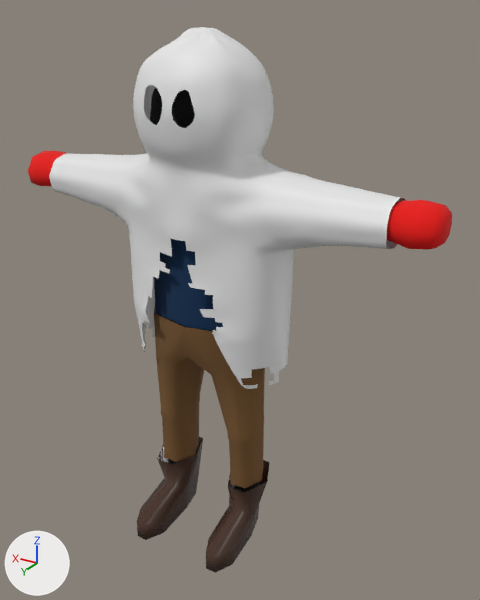
The glTF model imports/v1.gltf as it was, and as the next commit left it.
Before and after are seen from a camera (50 mm lens) standing at (-1.94, 2.77, 3.01) and looking at (-0.15, -0.22, 1.52). Arrows for +X, +Y and +Z are at lower left; the lights stay in place. Where no turn or scale is listed for an object, it has been applied to the vertices. Vertices at the same position are counted once.

Script lines for the objects in view, before the commit:
```python
me_bodymesh = bpy.data.meshes.new('BodyMesh')
me_bodymesh.from_pydata(...)  # 406 vertices, 808 faces; spans x -1.15..1.15, y -0.32..0.37, z -1.25..1.54
me_bodymesh.materials.append(mat_material)  # black #000000
me_bootsmesh = bpy.data.meshes.new('BootsMesh')
me_bootsmesh.from_pydata(...)  # 48 vertices, 80 faces; spans x -0.392..0.392, y -0.237..0.378, z -1.263..-0.858
me_bootsmesh.materials.append(mat_material_001)  # brown #573d31
me_veilmesh = bpy.data.meshes.new('VeilMesh')
me_veilmesh.from_pydata(...)  # 6171 vertices, 11944 faces; spans x -1.04..1.04, y -0.44..0.28, z -0.12..1.7
ob_body = bpy.data.objects.new('Body', me_bodymesh)
ob_body.location = (0.0, -0.08, 1.255)
ob_boots = bpy.data.objects.new('Boots', me_bootsmesh)
ob_boots.location = (0.0, -0.08, 1.255)
ob_veil = bpy.data.objects.new('Veil', me_veilmesh)
ob_veil.location = (0.0, -0.08, 1.255)
# also in view: 'Shirt' at (0.0, -0.15, 1.87); 'Gloves' at (0.0, -0.14, 2.14); 'Pants' at (0.0, -0.15, 0.92)
```
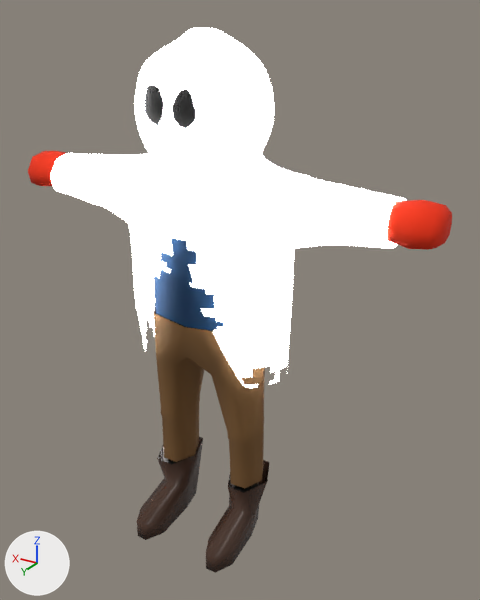
Where the change shows, as pixel boxes [x1, y1, x2, y2] in the pictures (480 x 600 px; the box of a moved part takes in the faces that stretch with it):
'Veil', recoloured: [49, 27, 406, 389] in both
'Body', reshaped: before [150, 87, 259, 493]; after [145, 85, 259, 493]
part 1 of me_bodymesh, moved or reshaped: before [150, 87, 195, 128]; after [145, 85, 196, 128]

What the commit changed:
Material 'VeilMaterial' (mat_veilmaterial) is new.
Its base color is (0.8, 0.8, 0.8) (white #e7e7e7).
Its roughness is 1.0.
Its emission strength is 5.5.
me_bodymesh has 406 vertices, 808 faces and spans x -1.15..1.15, y -0.32..0.37, z -1.25..1.54.
me_bodymesh is used by ob_body; location (0.0, -0.08, 1.255).
me_bodymesh part 1: all 95 vertices in x -0.27..0.27, y -0.3..0.21, z 1.05..1.54 are scaled about their middle by 1.16, then moved by (0.0, 0.0, 0.06).
me_veilmesh has 6171 vertices, 11944 faces and spans x -1.04..1.04, y -0.44..0.28, z -0.12..1.7.
me_veilmesh now uses material mat_veilmaterial (white #e7e7e7).
